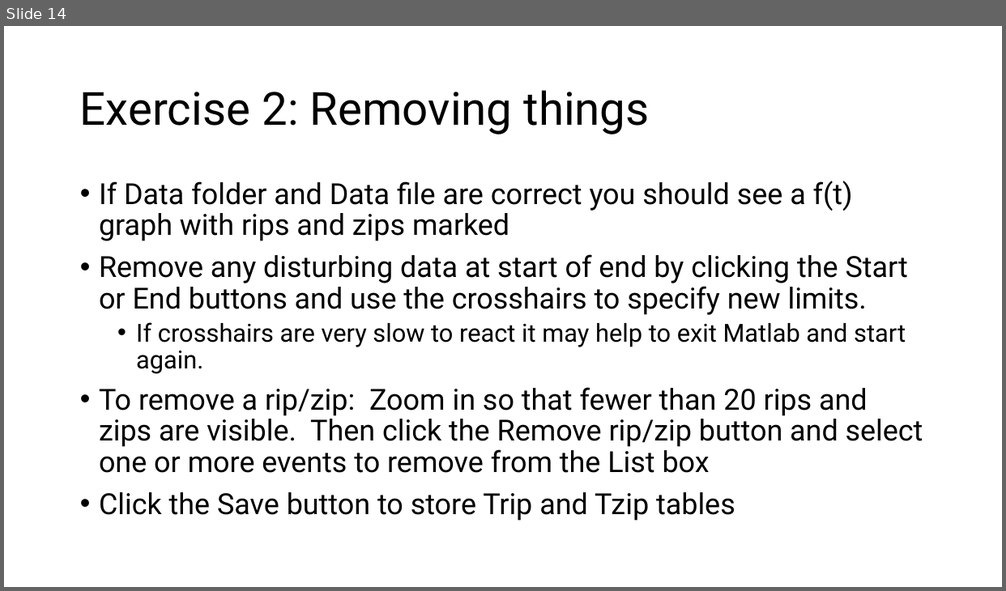
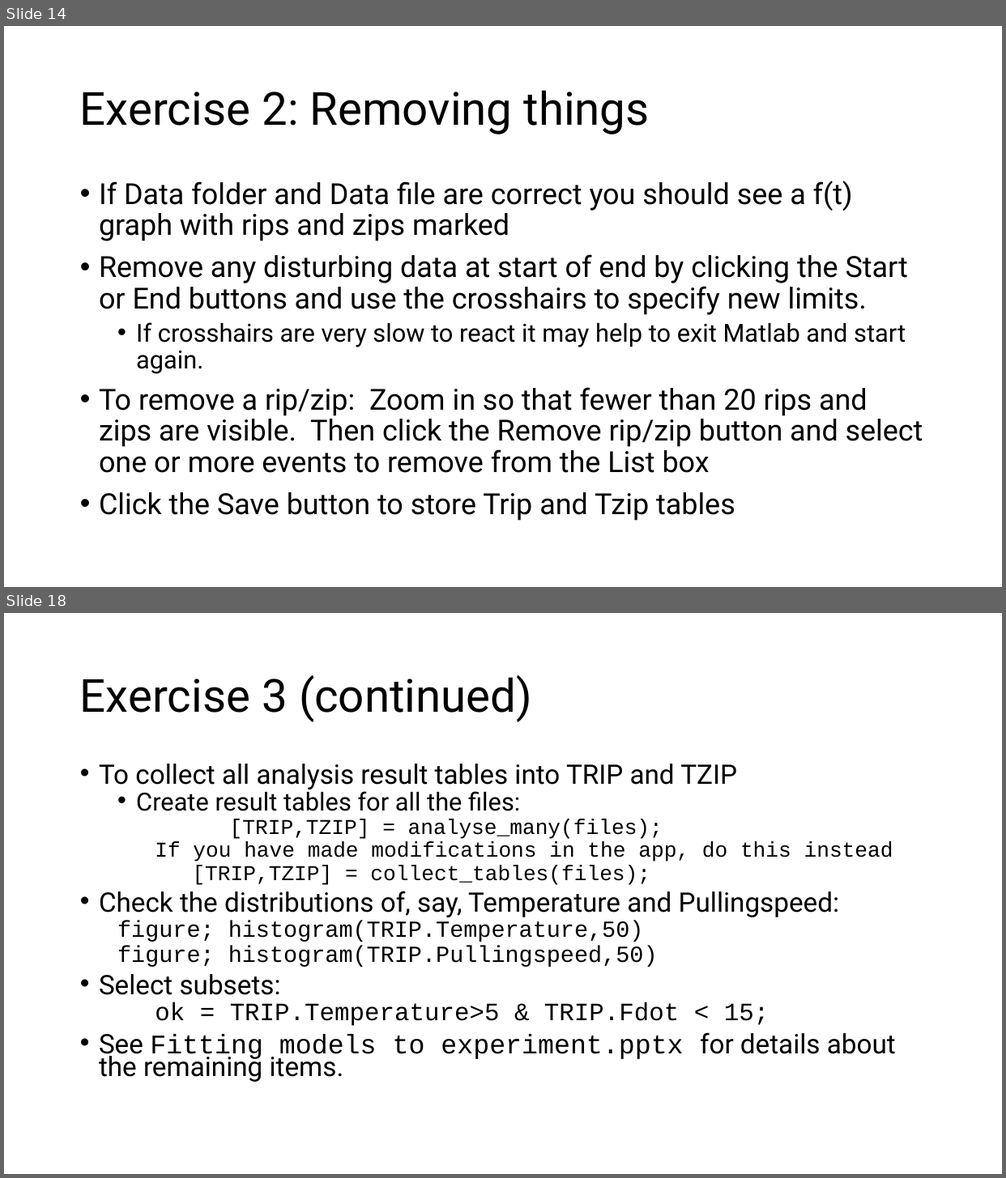
Before and after one commit to are-mj/OpticalTweezers, a slide deck: Summer school 2024/Exercises.pptx. Shown one above the other, each under a label of ours: slide 14 before the commit, slides 14 and 18 after it; the slides between them are not shown. The pictures are 1006x591 and 1006x1178 pixels, drawn with LibreOffice and Linux fonts; fonts in the diff are those of the drawing. Boxes give left, top, right and bottom in pixels: in the first picture for what was removed or moved away, otherwise in the second. Text is boxed around its words. In the diff, an @@ line names an element or a change of style, - is before the commit and + after.

```diff
--- a/Summer school 2024/Exercises.pptx
+++ b/Summer school 2024/Exercises.pptx
@@ slide 18 added at box(4, 613, 1002, 1174), background #FFFFFF @@
@@ title added at box(80, 675, 532, 722), 44 pt, text #000000 @@
+Exercise 3 (continued)
@@ text added at box(99, 764, 896, 1082), 25.9 pt, text #000000 @@
+• To collect all analysis result tables into TRIP and TZIP
+  • Create result tables for all the files:
+    [TRIP,TZIP] = analyse_many(files);
+    If you have made modifications in the app, do this instead
+      [TRIP,TZIP] = collect_tables(files);
+• Check the distributions of, say, Temperature and Pullingspeed:
+  figure; histogram(TRIP.Temperature,50)
+  figure; histogram(TRIP.Pullingspeed,50)
+• Select subsets:
+    ok = TRIP.Temperature>5 & TRIP.Fdot < 15;
+• See Fitting models to experiment.pptx for details about the remaining items.
```
Also in this commit, not shown: 4 slides changed, 1 other slide added.
